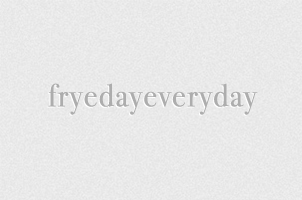
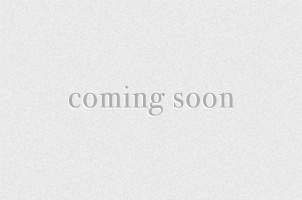
Revision of a layered 302×200 image; what changed, layer by layer:
renamed "fryedayeveryday" to "coming soon", painted on it over (48, 83, 258, 116)
